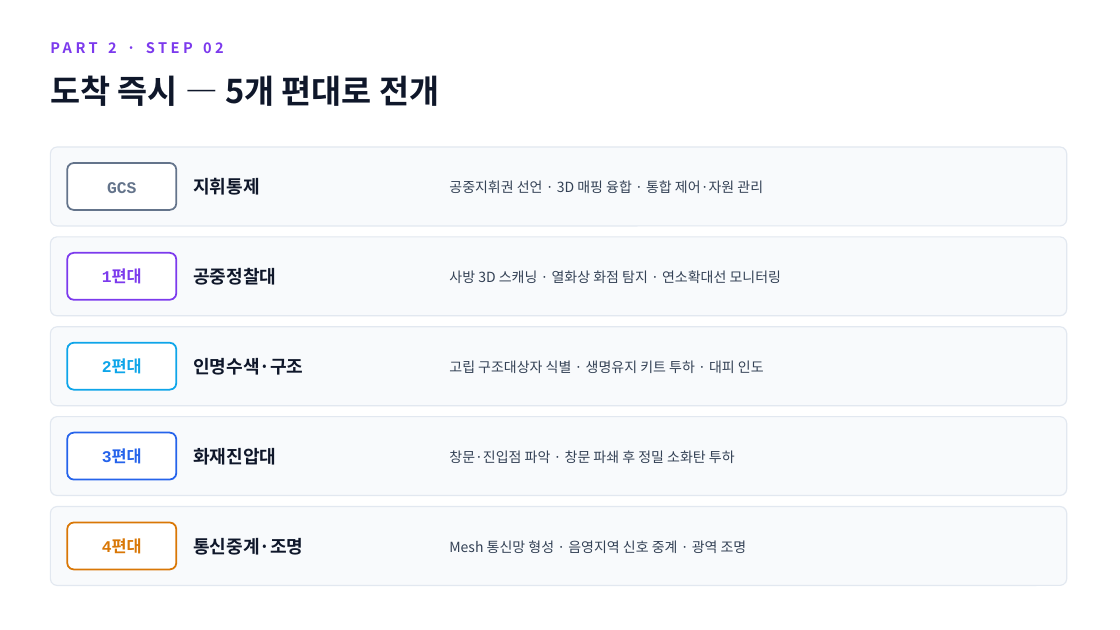
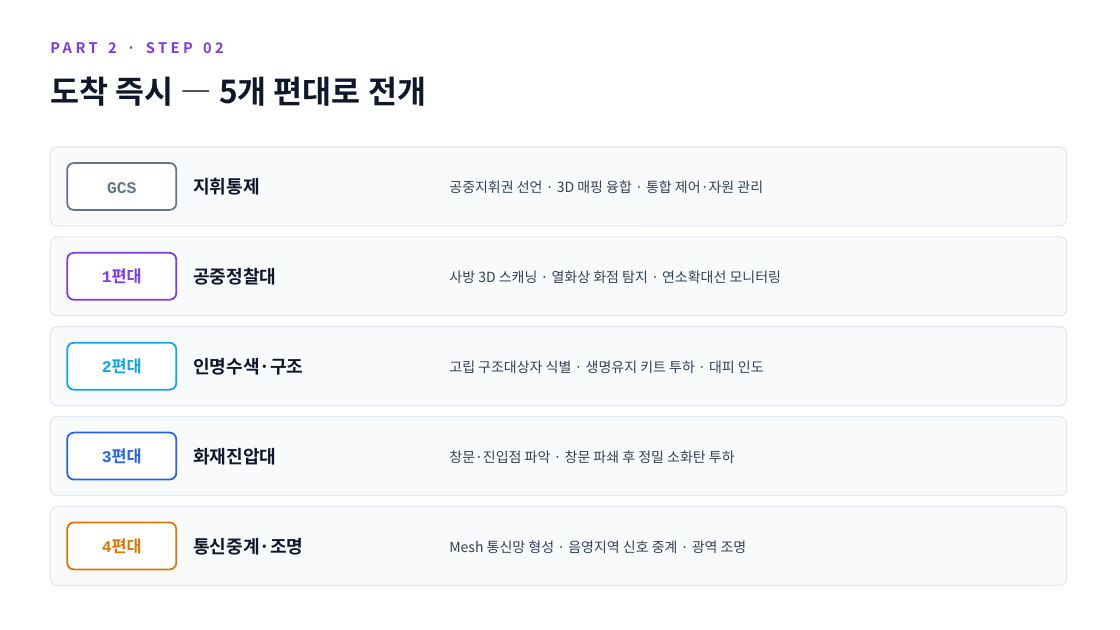
Before and after one commit to bdsm135790-png/noh, a slide deck: slide 11 of presentation/화재빅데이터_드론배치_분석리포트.pptx (slide 12 before the commit). Drawn at 1120x630 pixels with LibreOffice and Linux fonts; fonts in the diff are those of the drawing. Boxes give left, top, right and bottom in pixels: in the first picture for what was removed or moved away, otherwise in the second. Text is boxed around its words. In the diff, an @@ line names an element or a change of style, - is before the commit and + after.

```diff
--- a/presentation/화재빅데이터_드론배치_분석리포트.pptx
+++ b/presentation/화재빅데이터_드론배치_분석리포트.pptx
@@ text "도착 즉시 — 5개 편대로 ..." at (50, 76, 426, 106): size 28 to 27 pt @@
```
Also in this commit, not shown: 14 other slides changed, 2 slides added, 2 other files.
